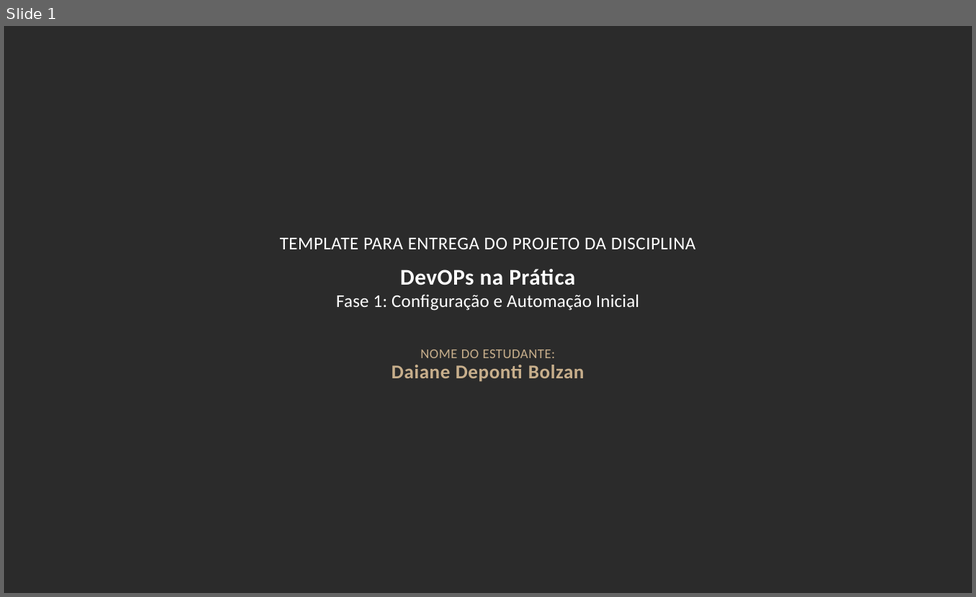
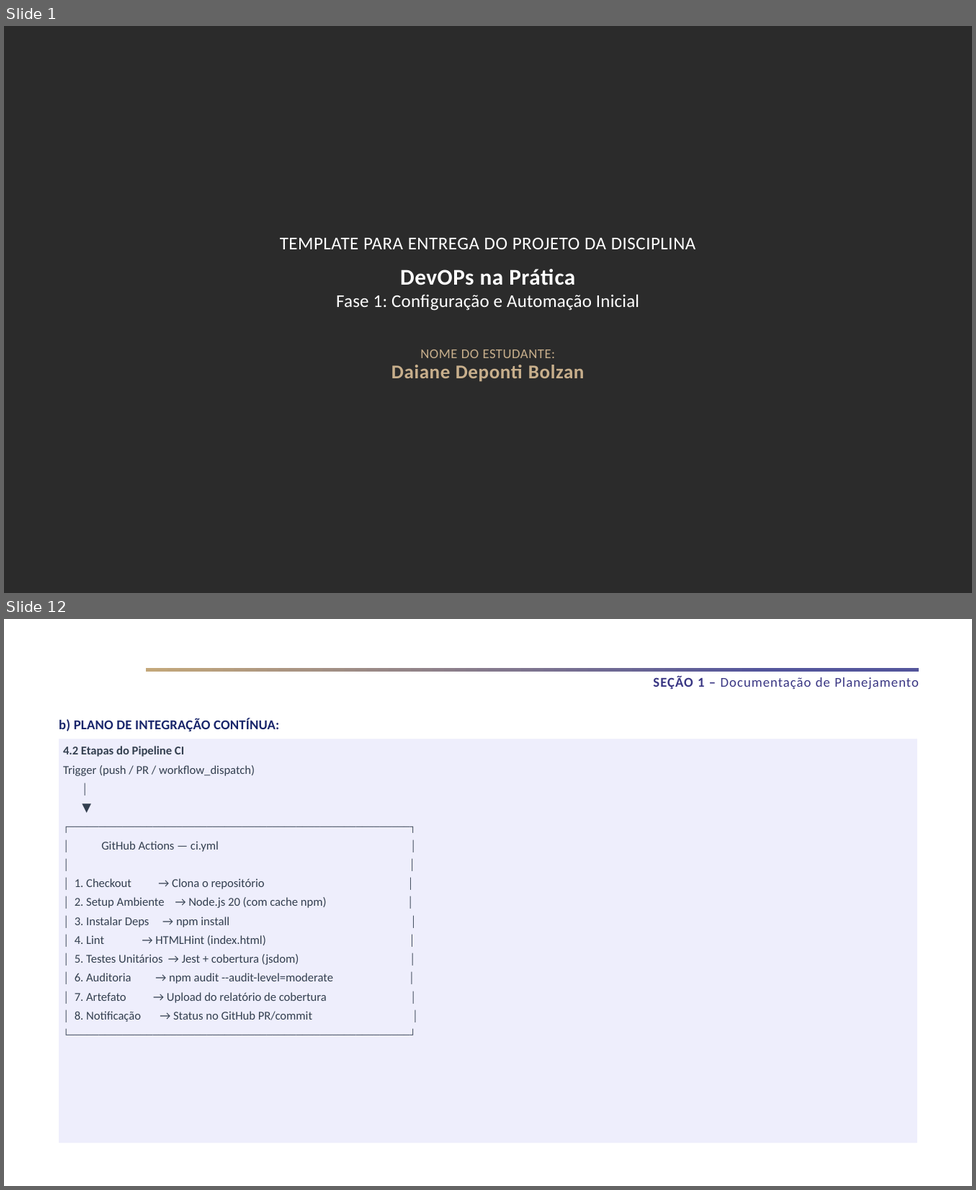
Before and after one commit to Daaaiii/Devops, a slide deck: Daiane Bolzan - Fase 1 - DevOps na Prática.pptx. Shown one above the other, each under a label of ours: slide 1 before the commit, slides 1 and 12 after it; the slides between them are not shown. The pictures are 976x597 and 976x1190 pixels, drawn with LibreOffice and Linux fonts; fonts in the diff are those of the drawing; background and template pictures are left out; a plain dark background stands for a picture behind light text. Boxes give left, top, right and bottom in pixels: in the first picture for what was removed or moved away, otherwise in the second. Text is boxed around its words. In the diff, an @@ line names an element or a change of style, - is before the commit and + after.

```diff
--- a/Daiane Bolzan - Fase 1 - DevOps na Prática.pptx
+++ b/Daiane Bolzan - Fase 1 - DevOps na Prática.pptx
@@ slide 12 added at (x1=4, y1=619, x2=972, y2=1186), background #FFFFFF @@
@@ rectangle added at (x1=145, y1=668, x2=918, y2=672), fill gradient #C3A77A to #53559B @@
@@ text added at (x1=653, y1=676, x2=918, y2=689), 18 pt, text #393683 @@
+SEÇÃO 1 – Documentação de Planejamento
@@ text added at (x1=59, y1=718, x2=279, y2=731), 18 pt, text #19266B, bold @@
+b) PLANO DE INTEGRAÇÃO CONTÍNUA:
@@ text added at (x1=59, y1=739, x2=917, y2=1142), fill #EEEEFC, 16 pt, text #333F50 @@
+4.2 Etapas do Pipeline CI
+Trigger (push / PR / workflow_dispatch)
+│
+▼
+┌─────────────────────────────────────────────────────────┐
+│ GitHub Actions — ci.yml │
+│ │
+│ 1. Checkout → Clona o repositório │
+│ 2. Setup Ambiente → Node.js 20 (com cache npm) │
+│ 3. Instalar Deps → npm install │
+│ 4. Lint → HTMLHint (index.html) │
+│ 5. Testes Unitários → Jest + cobertura (jsdom) │
+│ 6. Auditoria → npm audit --audit-level=moderate │
+│ 7. Artefato → Upload do relatório de cobertura │
+│ 8. Notificação → Status no GitHub PR/commit │
+└─────────────────────────────────────────────────────────┘
```
Also in this commit, not shown: 13 other slides added, 5 slides removed, 1 other file.
